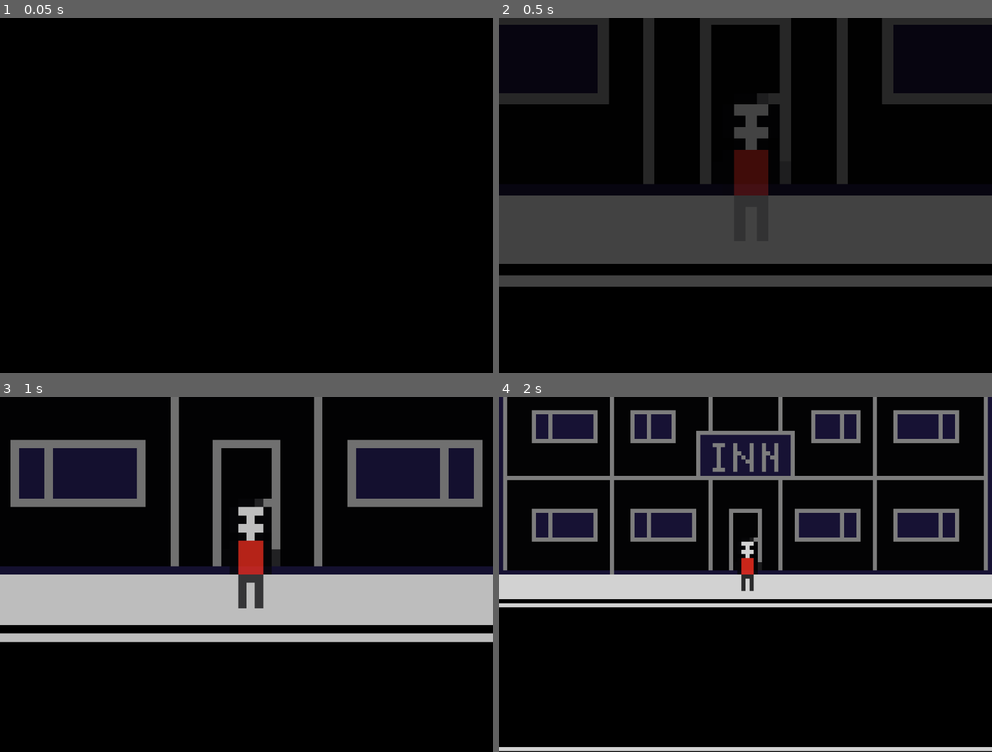
Above: before the commit, frames 1-4 (two rows, left to right).
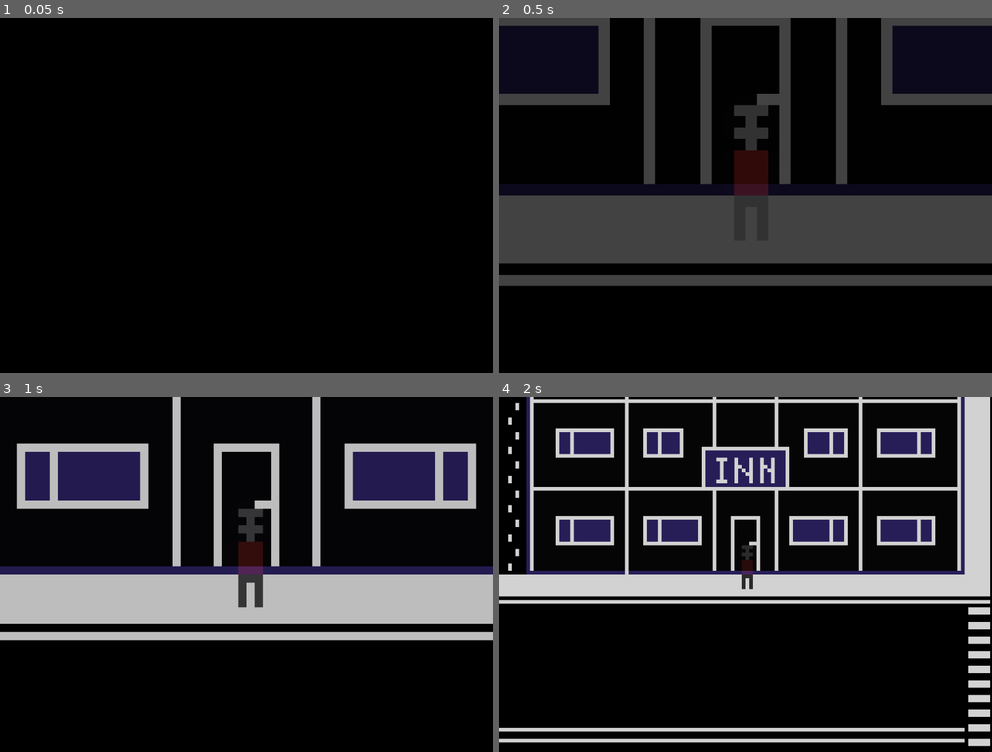
Above: after the commit, the same moments.

Repository: VivanPrasad/2050
Game: Godot game, scene res://Scenes/Game/World.tscn
Two runs of this game, one before a commit and one after it. Both use one fixed random seed, a clock stepped at 60 frames per second and the inputs below. This scene is started directly instead of the project's main scene. Sound files missing from this copy of the repository are replaced by a short silence.
Inputs:
- Up to frame 1 (0.05 s): no input
- Up to frame 2 (0.5 s): no input
- Up to frame 3 (1 s): hold Right (ui_right) from 0.53 s (still down); hold Shift (sprint) from 0.53 s (still down)
- Up to frame 4 (2 s): release Right (ui_right) at 1.28 s; release Shift (sprint) at 1.28 s; hold Down (ui_down) from 1.28 s (still down); tap Shift (sprint) at 1.35 s

Frame 1 is identical in both runs. In frame 2, 9.0% of the frame differs, in the area x 0-100%, y 0-76%; in frame 3, 19%; in frame 4, 35%, in the area x 0-100%, y 0-100%.

Commit message:
transparent buildings!

Diff:
--- a/Scenes/Game/Entities/Player.tscn
+++ b/Scenes/Game/Entities/Player.tscn
@@ -313,7 +313,7 @@
 "times": PackedFloat32Array(0, 2),
 "transitions": PackedFloat32Array(1, 1),
 "update": 0,
-"values": [Vector2(27.895, 27.895), Vector2(9, 9)]
+"values": [Vector2(27.895, 27.895), Vector2(8, 8)]
 }
 tracks/1/type = "value"
 tracks/1/imported = false
--- a/Scenes/Game/World.tscn
+++ b/Scenes/Game/World.tscn
@@ -19,6 +19,7 @@
 0:7/0/physics_layer_0/polygon_0/points = PackedVector2Array(43, 4, 42.5, -28, -44, -28, -44, 4)
 0:7/0/physics_layer_1/linear_velocity = Vector2(0, 0)
 0:7/0/physics_layer_1/angular_velocity = 0.0
+0:7/0/physics_layer_1/polygon_0/points = PackedVector2Array(-42.5, -98.5, 41.5, -98.5, 41.5, -36, -43, -36)
 0:7/0/custom_data_0 = true
 1:0/0 = 0
 1:0/0/physics_layer_0/linear_velocity = Vector2(0, 0)
@@ -145,6 +146,7 @@
 27:2/0/physics_layer_0/polygon_0/points = PackedVector2Array(38, 4, 39, -52, -40, -52, -40, 4)
 27:2/0/physics_layer_1/linear_velocity = Vector2(0, 0)
 27:2/0/physics_layer_1/angular_velocity = 0.0
+27:2/0/physics_layer_1/polygon_0/points = PackedVector2Array(-40.5, -139, 38, -140, 38, -35.5, -40, -35.5)
 27:2/0/custom_data_0 = true
 38:2/size_in_atlas = Vector2i(10, 18)
 38:2/0 = 0
@@ -154,6 +156,7 @@
 38:2/0/physics_layer_0/polygon_0/points = PackedVector2Array(-40, 4.5, -40, -52.5, 38, -52.5, 38, 4.5)
 38:2/0/physics_layer_1/linear_velocity = Vector2(0, 0)
 38:2/0/physics_layer_1/angular_velocity = 0.0
+38:2/0/physics_layer_1/polygon_0/points = PackedVector2Array(-40.5, -139, 38, -140, 38, -35.5, -40, -35.5)
 38:2/0/custom_data_0 = true
 30:25/size_in_atlas = Vector2i(10, 9)
 30:25/0 = 0
@@ -191,6 +194,7 @@
 41:21/0/physics_layer_0/polygon_0/points = PackedVector2Array(-40, 4, 40, 4, 40, -52, -40, -51.5)
 41:21/0/physics_layer_1/linear_velocity = Vector2(0, 0)
 41:21/0/physics_layer_1/angular_velocity = 0.0
+41:21/0/physics_layer_1/polygon_0/points = PackedVector2Array(-40.5, -139, 38, -140, 38, -35.5, -40, -35.5)
 41:21/0/custom_data_0 = true
 77:15/size_in_atlas = Vector2i(8, 27)
 77:15/0 = 0
@@ -200,6 +204,7 @@
 77:15/0/physics_layer_0/polygon_0/points = PackedVector2Array(-32, 4, 32, 4, 32, -45, -32, -45)
 77:15/0/physics_layer_1/linear_velocity = Vector2(0, 0)
 77:15/0/physics_layer_1/angular_velocity = 0.0
+77:15/0/physics_layer_1/polygon_0/points = PackedVector2Array(-30.5, -212.5, 31, -211.5, 31, -11.5, -32, -12)
 77:15/0/custom_data_0 = true
 86:15/size_in_atlas = Vector2i(8, 27)
 86:15/0 = 0
@@ -209,6 +214,7 @@
 86:15/0/physics_layer_0/polygon_0/points = PackedVector2Array(32, -45, -32, -45, -32, 4, 32, 4)
 86:15/0/physics_layer_1/linear_velocity = Vector2(0, 0)
 86:15/0/physics_layer_1/angular_velocity = 0.0
+86:15/0/physics_layer_1/polygon_0/points = PackedVector2Array(-30.5, -212.5, 31, -211.5, 31, -11.5, -32, -12)
 86:15/0/custom_data_0 = true
 95:14/size_in_atlas = Vector2i(10, 28)
 95:14/0 = 0
@@ -218,6 +224,7 @@
 95:14/0/physics_layer_0/polygon_0/points = PackedVector2Array(-40, 4, -40, -60, 40, -60, 40, 4)
 95:14/0/physics_layer_1/linear_velocity = Vector2(0, 0)
 95:14/0/physics_layer_1/angular_velocity = 0.0
+95:14/0/physics_layer_1/polygon_0/points = PackedVector2Array(-30.5, -212.5, 31, -211.5, 31, -11.5, -32, -12)
 95:14/0/custom_data_0 = true
 33:40/size_in_atlas = Vector2i(5, 5)
 33:40/0 = 0
@@ -446,6 +453,7 @@
 106:14/0/physics_layer_0/polygon_0/points = PackedVector2Array(-40, 4, -40, -60, 40, -60, 40, 4)
 106:14/0/physics_layer_1/linear_velocity = Vector2(0, 0)
 106:14/0/physics_layer_1/angular_velocity = 0.0
+106:14/0/physics_layer_1/polygon_0/points = PackedVector2Array(-30.5, -212.5, 31, -211.5, 31, -11.5, -32, -12)
 106:14/0/custom_data_0 = true
 61:8/size_in_atlas = Vector2i(8, 5)
 61:8/0 = 0
@@ -555,11 +563,13 @@
 52:25/size_in_atlas = Vector2i(11, 14)
 52:25/0 = 0
 52:25/0/texture_origin = Vector2i(0, 52)
+52:25/0/modulate = Color(1, 0, 1, 1)
 52:25/0/physics_layer_0/linear_velocity = Vector2(0, 0)
 52:25/0/physics_layer_0/angular_velocity = 0.0
 52:25/0/physics_layer_0/polygon_0/points = PackedVector2Array(43, 4, 43, -57, -44, -57.5, -44, 4.5)
 52:25/0/physics_layer_1/linear_velocity = Vector2(0, 0)
 52:25/0/physics_layer_1/angular_velocity = 0.0
+52:25/0/physics_layer_1/polygon_0/points = PackedVector2Array(-42.5, -98.5, 41.5, -98.5, 41.5, -36, -43, -36)
 52:25/0/custom_data_0 = true
 64:25/size_in_atlas = Vector2i(10, 14)
 64:25/0 = 0
@@ -569,6 +579,7 @@
 64:25/0/physics_layer_0/polygon_0/points = PackedVector2Array(-40, 4, 40, 3.5, 40, -53, -40, -53.5)
 64:25/0/physics_layer_1/linear_velocity = Vector2(0, 0)
 64:25/0/physics_layer_1/angular_velocity = 0.0
+64:25/0/physics_layer_1/polygon_0/points = PackedVector2Array(-42.5, -98.5, 41.5, -98.5, 41.5, -36, -43, -36)
 64:25/0/custom_data_0 = true
 49:6/size_in_atlas = Vector2i(11, 14)
 49:6/0 = 0
@@ -578,6 +589,7 @@
 49:6/0/physics_layer_0/polygon_0/points = PackedVector2Array(-44, 4.5, 42.5, 4.5, 42.5, -33, -44, -33)
 49:6/0/physics_layer_1/linear_velocity = Vector2(0, 0)
 49:6/0/physics_layer_1/angular_velocity = 0.0
+49:6/0/physics_layer_1/polygon_0/points = PackedVector2Array(-42.5, -98.5, 41.5, -98.5, 41.5, -36, -43, -36)
 49:6/0/custom_data_0 = true
 
 [sub_resource type="TileSet" id="TileSet_igo1k"]
@@ -592,7 +604,7 @@
 
 [sub_resource type="Animation" id="Animation_4k4kr"]
 resource_name = "Fade Buildings"
-length = 0.5
+length = 0.3
 tracks/0/type = "value"
 tracks/0/imported = false
 tracks/0/enabled = true
@@ -600,10 +612,10 @@
 tracks/0/interp = 2
 tracks/0/loop_wrap = true
 tracks/0/keys = {
-"times": PackedFloat32Array(0.1, 0.5),
+"times": PackedFloat32Array(0.1, 0.2),
 "transitions": PackedFloat32Array(1, 1),
 "update": 0,
-"values": [Color(1, 1, 1, 1), Color(1, 1, 1, 0.592157)]
+"values": [Color(1, 1, 1, 1), Color(1, 1, 1, 0.784314)]
 }
 tracks/1/type = "value"
 tracks/1/imported = false
@@ -612,7 +624,7 @@
 tracks/1/interp = 1
 tracks/1/loop_wrap = true
 tracks/1/keys = {
-"times": PackedFloat32Array(0, 0.1, 0.5),
+"times": PackedFloat32Array(0, 0.1, 0.2),
 "transitions": PackedFloat32Array(1, 1, 1),
 "update": 1,
 "values": [true, false, false]
@@ -725,8 +737,8 @@
 layer_0/tile_data = PackedInt32Array(65517, 65536, 0, 65518, 65536, 0, 65519, 65536, 0, 65520, 65536, 0, 65521, 65536,  …(236700 unchanged characters)…
 layer_1/name = "Buildings"
 layer_1/enabled = true
-layer_1/modulate = Color(1, 1, 1, 0.592157)
-layer_1/y_sort_enabled = true
+layer_1/modulate = Color(1, 1, 1, 1)
+layer_1/y_sort_enabled = false
 layer_1/y_sort_origin = 0
 layer_1/z_index = 0
 layer_1/tile_data = PackedInt32Array(-327688, 917504, 22, -327703, 1966080, 25, -327716, 1769472, 2, -393200, 2490368,  …(7360 unchanged characters)…
